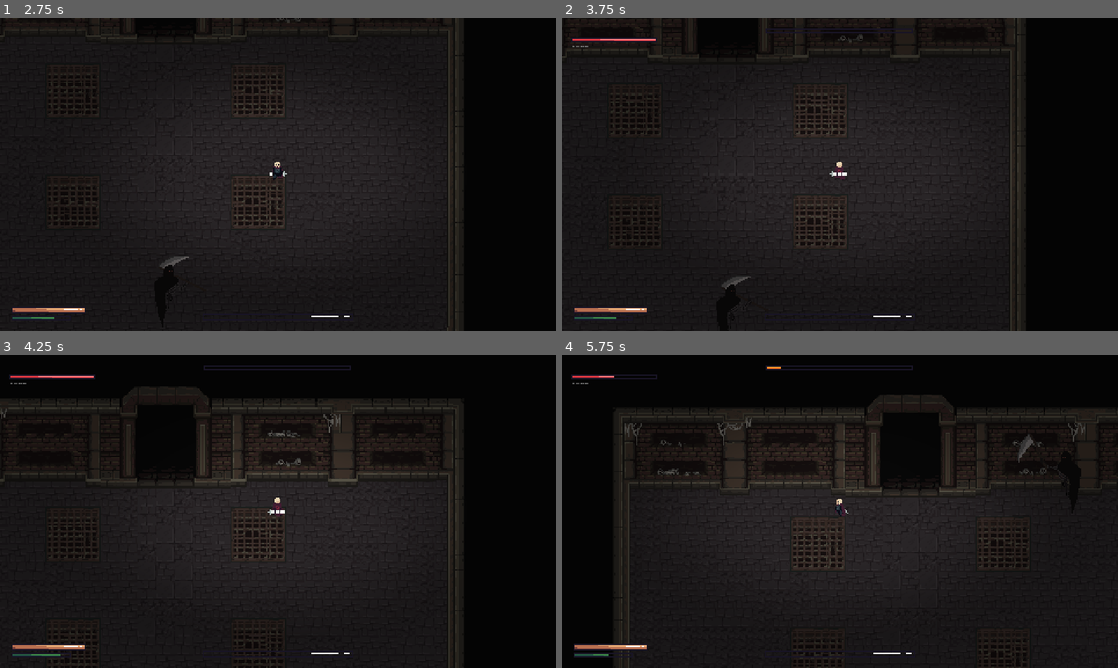
Above: before the commit, frames 1-4 (two rows, left to right).
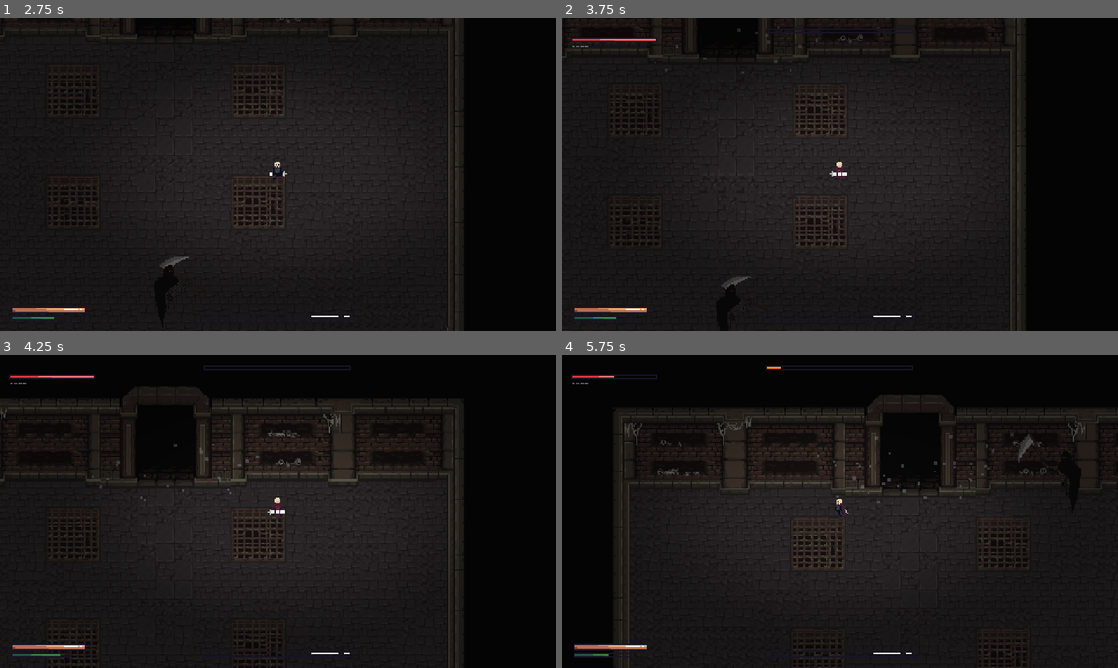
Above: after the commit, the same moments.

Repository: vyskof/parrybound
Game: Godot game, scene res://ui/main_menu.tscn
Same seed, same stepped clock (60 frames per second), same inputs: the game is played once before the commit and once after it.
Inputs (mouse positions are in pixels of both pictures, inside the frame that each line leads up to):
- Up to frame 1 (2.75 s): click "New Game" at 0.5 s; tap Enter at 1.25 s; move the mouse to (400, 158) at 1.27 s; hold Right (ui_right) 1.28-2.03 s; click (400, 158) at 1.35 s; tap Space (dodge) at 2, 2.1 s; move the mouse to (166, 190) at 2.02 s; hold Down (ui_down) from 2.03 s (still down)
- Up to frame 2 (3.75 s): move the mouse to (895, 105) at 2.77 s; release Down (ui_down) at 2.78 s; hold Right (ui_right) 2.78-3.53 s; hold E (interact) 2.78-3.53 s; move the mouse to (812, 237) at 3.52 s; hold Up (ui_up) from 3.53 s (still down); right-click (812, 237) at 3.6 s
- Up to frame 3 (4.25 s): keep holding Up (ui_up)
- Up to frame 4 (5.75 s): move the mouse to (1006, 558) at 4.27 s; release Up (ui_up) at 4.28 s; hold Left (ui_left) from 4.28 s (still down); click (1006, 558) at 4.35 s; move the mouse to (673, 464) at 5.02 s; tap Space (dodge) at 5.1 s

Frame 1 is identical in both runs. In frame 2, less than 0.1% of the frame differs, in the area x 16-46%, y 2-18%; in frame 3, less than 0.1%; in frame 4, 0.2%, in the area x 45-82%, y 24-48%.

Commit message:
fog , hodne zvukuuu - heartbeat, tinitus, footsteps

Diff:
--- a/boss - Reaper/idle.gd
+++ b/boss - Reaper/idle.gd
@@ -22,6 +22,7 @@
 func _on_player_detection_body_entered(_body: Node2D) -> void:
 	character_entered = true
 	audio_stream_player_2d.play()
+	owner.emit_signal("encounter_started")
 	_play_intro()
 
 func _play_intro() -> void:
--- a/boss - golem/idle.gd
+++ b/boss - golem/idle.gd
@@ -21,6 +21,7 @@
 func _on_player_detection_body_entered(_body: Node2D) -> void:
 	character_entered = true
 	audio_stream_player_2d.play()
+	owner.emit_signal("encounter_started")
 	_play_intro()
 
 func _play_intro() -> void:
--- a/character/character.gd
+++ b/character/character.gd
@@ -56,6 +56,10 @@
 const RIPOSTE_LUNGE_DISTANCE := 14.0
 
 const LOW_HEALTH_RATIO    := 0.20
+const FOOTSTEP_INTERVAL   := 0.34
+
+const TINNITUS_THRESHOLD_RATIO := 0.3
+const TINNITUS_DURATION        := 2.2
 
 const AFTERIMAGE_INTERVAL := 0.05
 const AFTERIMAGE_SCENE    := preload("res://effects/dodge_afterimage.tscn")
@@ -68,6 +72,7 @@
 const SCENE_PAUSE := preload("res://ui/pause_menu.tscn")
 
 @export var stats: Stats
+@export var footstep_sounds: Array[AudioStreamPlayer2D] = []
 
 var input_vector      := Vector2.ZERO
 var last_input_vector := Vector2.DOWN
@@ -84,6 +89,9 @@
 var _micro_dodge_cooldown_timer: float = 0.0
 
 var _stamina_blink_tween: Tween = null
+
+var _footstep_timer: float = 0.0
+var _tinnitus_active: bool = false
 
 var is_blocking: bool:
 	get: return _parry_resolver != null and _parry_resolver.is_blocking()
@@ -134,7 +142,10 @@
 @onready var _hitbox           : Hitbox               = $Hitbox
 @onready var _parry_sound      : AudioStreamPlayer    = $ParrySound
 @onready var _regain_bar       : TextureProgressBar   = $CanvasLayer/RegainBar
-
+@onready var _footstep_player  : AudioStreamPlayer2D  = $FootstepSound
+@onready var _heartbeat_player : AudioStreamPlayer    = $HeartbeatSound
+@onready var _breath_player    : AudioStreamPlayer    = $BreathSound
+@onready var _tinnitus_player  : AudioStreamPlayer    = $TinnitusSound
 
 
 var _playback: AnimationNodeStateMachinePlayback
@@ -270,6 +281,7 @@
 
 	velocity = input_vector * SPEED + _knockback_velocity
 	move_and_slide()
+	_tick_footsteps(_delta, input_vector.length())
 
 
 func _process_attack() -> void:
@@ -317,6 +329,7 @@
 
 	velocity = input_vector * SPEED_GUARD + _knockback_velocity
 	move_and_slide()
+	_tick_footsteps(get_physics_process_delta_time(), input_vector.length() * 0.6)
 
 func _enter_attack() -> void:
 	if _in_attack_state:
@@ -515,6 +528,19 @@
 		_counter_timer     = 0.0
 		_hitbox.combat_data.posture_damage = BASE_ATTACK_POSTURE_DMG
 
+func _tick_footsteps(delta: float, moving_ratio: float) -> void:
+	if moving_ratio <= 0.05 or footstep_sounds.is_empty():
+		_footstep_timer = 0.0
+		return
+
+	_footstep_timer -= delta * moving_ratio
+	if _footstep_timer <= 0.0:
+		_footstep_timer = FOOTSTEP_INTERVAL
+		var selected_player = footstep_sounds.pick_random()
+		if selected_player and selected_player.stream:
+			_footstep_player.stream = selected_player.stream
+			_footstep_player.pitch_scale = randf_range(0.92, 1.08)
+			_footstep_player.play()
 
 func _tick_streak_reset(delta: float) -> void:
 	if _deflect_streak == 0:
@@ -531,8 +557,12 @@
 	_stamina_bar.value = new_stamina
 	if new_stamina <= stats.max_stamina * 0.20:
 		_start_stamina_blink()
+		if _breath_player and not _breath_player.playing:
+			_breath_player.play()
 	else:
 		_stop_stamina_blink()
+		if _breath_player and _breath_player.playing:
+			_breath_player.stop()
 
 func _start_stamina_blink() -> void:
 	if _stamina_blink_tween and _stamina_blink_tween.is_running():
@@ -661,6 +691,33 @@
 	var ratio := clampf(damage_amount / stats.max_health, 0.0, 1.0)
 	var intensity := clampf(0.15 + ratio * 1.2, 0.15, 0.85)
 	DamageVignette.pulse(intensity)
+	if ratio >= TINNITUS_THRESHOLD_RATIO:
+		_play_tinnitus()
+
+func _play_tinnitus() -> void:
+	if _tinnitus_active or not _tinnitus_player.stream:
+		return
+	_tinnitus_active = true
+
+	var master_bus := AudioServer.get_bus_index("Master")
+	var filter := AudioEffectLowPassFilter.new()
+	filter.cutoff_hz = 700.0
+	AudioServer.add_bus_effect(master_bus, filter)
+	var effect_index := AudioServer.get_bus_effect_count(master_bus) - 1
+
+	_tinnitus_player.play()
+
+	var tween := create_tween()
+	tween.tween_method(
+		func(hz: float): filter.cutoff_hz = hz,
+		700.0, 20000.0, TINNITUS_DURATION
+	).set_trans(Tween.TRANS_QUAD).set_ease(Tween.EASE_IN)
+	await tween.finished
+
+	AudioServer.remove_bus_effect(master_bus, effect_index)
+	_tinnitus_active = false
+
+
 
 func _update_low_health_vignette(new_health: float) -> void:
 	var is_low := new_health > 0.0 and new_health <= stats.max_health * LOW_HEALTH_RATIO
@@ -669,8 +726,12 @@
 	_low_health_active = is_low
 	if is_low:
 		DamageVignette.start_low_health_pulse()
+		if _heartbeat_player and not _heartbeat_player.playing:
+			_heartbeat_player.play()
 	else:
 		DamageVignette.stop_low_health_pulse()
+		if _heartbeat_player:
+			_heartbeat_player.stop()
 
 
 func _on_posture_broken() -> void:
--- a/character/character.tscn
+++ b/character/character.tscn
@@ -26,6 +26,11 @@
 [ext_resource type="AudioStream" uid="uid://b3eccn8m8h1v" path="res://sounds/Sword Attacks Hits and Blocks/Sword Impact Hit 2.ogg" id="22_wlm6a"]
 [ext_resource type="AudioStream" uid="uid://cxa0mygme8w1b" path="res://sounds/Sword Attacks Hits and Blocks/Sword Attack 1.ogg" id="23_c0nog"]
 [ext_resource type="PackedScene" uid="uid://der1v3g6q8juy" path="res://effects/blood_spray_effect.tscn" id="23_kxp0i"]
+[ext_resource type="AudioStream" uid="uid://dfacpslps57ef" path="res://sounds/freesound_community-073303_footsteps-on-stone-39947-[AudioTrimmer.com].mp3" id="27_h0hwg"]
+[ext_resource type="AudioStream" uid="uid://dm3pf0vnv31o3" path="res://sounds/soundreality-heartbeat-549797.mp3" id="29_a87gu"]
+[ext_resource type="AudioStream" uid="uid://dckjti6oeu6hu" path="res://sounds/freesound_community-male-breathing-84775.mp3" id="30_psflj"]
+[ext_resource type="AudioStream" uid="uid://ojgjx50v14de" path="res://sounds/freesound_community-073303_footsteps-on-stone-39947-[AudioTrimmer.com] (4).mp3" id="31_cx1fd"]
+[ext_resource type="AudioStream" uid="uid://d23coi14l0dny" path="res://sounds/freesound_community-high-pitched-tone-quiet-to-loud-14549-[AudioTrimmer.com] (1).mp3" id="31_h0hwg"]
 
 [sub_resource type="Resource" id="Resource_0qfo5"]
 script = ExtResource("2_px5sl")
@@ -749,12 +754,13 @@
 [sub_resource type="RectangleShape2D" id="RectangleShape2D_wdpcj"]
 size = Vector2(13.10117, 10.813075)
 
-[node name="character" type="CharacterBody2D" unique_id=1833139929 groups=["player"]]
+[node name="character" type="CharacterBody2D" unique_id=1833139929 node_paths=PackedStringArray("footstep_sounds") groups=["player"]]
 collision_layer = 2
 collision_mask = 5
 motion_mode = 1
 script = ExtResource("1_pjt0s")
 stats = SubResource("Resource_0qfo5")
+footstep_sounds = [NodePath("FootstepSound"), NodePath("FootstepSound2"), NodePath("FootstepSound3"), NodePath("FootstepSound4"), NodePath("FootstepSound5")]
 
 [node name="Sprite2D" type="Sprite2D" parent="." unique_id=1256196990]
 position = Vector2(0, -4)
@@ -922,3 +928,33 @@
 [node name="SlashSound" type="AudioStreamPlayer2D" parent="." unique_id=1504002630]
 stream = ExtResource("23_c0nog")
 volume_db = -5.977
+
+[node name="FootstepSound" type="AudioStreamPlayer2D" parent="." unique_id=1037625614]
+stream = ExtResource("27_h0hwg")
+volume_db = -5.0
+
+[node name="FootstepSound2" type="AudioStreamPlayer2D" parent="." unique_id=1031870115]
+stream = ExtResource("31_cx1fd")
+volume_db = -5.0
+
+[node name="FootstepSound3" type="AudioStreamPlayer2D" parent="." unique_id=1104565221]
+stream = ExtResource("27_h0hwg")
+volume_db = -5.0
+
+[node name="FootstepSound4" type="AudioStreamPlayer2D" parent="." unique_id=1395883580]
+stream = ExtResource("27_h0hwg")
+volume_db = -5.0
+
+[node name="FootstepSound5" type="AudioStreamPlayer2D" parent="." unique_id=1665498768]
+stream = ExtResource("31_cx1fd")
+volume_db = -5.0
+
+[node name="HeartbeatSound" type="AudioStreamPlayer" parent="." unique_id=1965308017]
+stream = ExtResource("29_a87gu")
+volume_db = 2.0
+
+[node name="BreathSound" type="AudioStreamPlayer" parent="." unique_id=1939464081]
+stream = ExtResource("30_psflj")
+
+[node name="TinnitusSound" type="AudioStreamPlayer" parent="." unique_id=1079798162]
+stream = ExtResource("31_h0hwg")
--- /dev/null
+++ b/effects/fog_wall.gd
@@ -0,0 +1,22 @@
+extends Node2D
+
+@export var area_size: Vector2 = Vector2(160, 40)
+@export var particle_count: int = 40
+@export var fog_color: Color = Color(0.6, 0.65, 0.7, 0.35)
+
+@onready var _particles: CPUParticles2D = $CPUParticles2D
+
+func _ready() -> void:
+	add_to_group("fog_wall")
+	_particles.amount = particle_count
+	_particles.emission_rect_extents = area_size / 2.0
+	_particles.color = fog_color
+	deactivate()
+
+func activate() -> void:
+	visible = true
+	_particles.emitting = true
+
+func deactivate() -> void:
+	_particles.emitting = false
+	visible = false
--- /dev/null
+++ b/effects/fog_wall.tscn
@@ -0,0 +1,22 @@
+[gd_scene format=3 uid="uid://b3asmgdavwjrf"]
+
+[ext_resource type="Script" uid="uid://dfg6qokmpmvtg" path="res://effects/fog_wall.gd" id="1_n32ql"]
+
+[node name="FogWall" type="Node2D" unique_id=652209357]
+script = ExtResource("1_n32ql")
+
+[node name="CPUParticles2D" type="CPUParticles2D" parent="." unique_id=1352289493]
+emitting = false
+amount = 40
+lifetime = 2.5
+randomness = 0.6
+emission_shape = 3
+emission_rect_extents = Vector2(80, 20)
+direction = Vector2(0, -1)
+spread = 60.0
+gravity = Vector2(0, -6)
+initial_velocity_min = 4.0
+initial_velocity_max = 12.0
+scale_amount_min = 1.5
+scale_amount_max = 3.0
+color = Color(0.6039216, 0.6509804, 0.7019608, 0.34901962)
--- /dev/null
+++ b/effects/wet_floor.gdshader
@@ -0,0 +1,17 @@
+shader_type canvas_item;
+
+uniform float shine_speed : hint_range(0.0, 2.0) = 0.4;
+uniform float shine_strength : hint_range(0.0, 1.0) = 0.18;
+uniform float tint_darken : hint_range(0.0, 0.5) = 0.12;
+uniform vec4 tint_color : source_color = vec4(0.55, 0.65, 0.75, 1.0);
+
+void fragment() {
+	vec4 tex_color = texture(TEXTURE, UV);
+	vec3 wet = mix(tex_color.rgb, tex_color.rgb * tint_color.rgb, tint_darken);
+
+	float diag = (SCREEN_UV.x + SCREEN_UV.y) * 6.0;
+	float shine = sin(diag - TIME * shine_speed * 6.0) * 0.5 + 0.5;
+	shine = pow(shine, 8.0) * shine_strength;
+
+	COLOR = vec4(wet + shine, tex_color.a);
+}
--- /dev/null
+++ b/effects/wet_floor_material.tres
@@ -0,0 +1,10 @@
+[gd_resource type="ShaderMaterial" format=3 uid="uid://6accymoxmukw"]
+
+[ext_resource type="Shader" uid="uid://dtebp4p2f017y" path="res://effects/wet_floor.gdshader" id="1_nuthy"]
+
+[resource]
+shader = ExtResource("1_nuthy")
+shader_parameter/shine_speed = 0.30000001425
+shader_parameter/shine_strength = 0.050000002375
+shader_parameter/tint_darken = 0.12
+shader_parameter/tint_color = Color(0.55, 0.65, 0.75, 1)
--- a/shared(other)/boss_base.gd
+++ b/shared(other)/boss_base.gd
@@ -10,6 +10,7 @@
 @onready var _state_machine = $FiniteStateMachine
 
 signal boss_defeated(id: String)
+signal encounter_started
 
 var direction: Vector2
 var _posture_regen_timer: float = 0.0
--- a/world.tscn
+++ b/world.tscn
@@ -5,6 +5,7 @@
 [ext_resource type="Texture2D" uid="uid://b4vwr6mpuenvj" path="res://world_1 tile_sets/RF_Catacombs_v1.0/mainlevbuild.png" id="2_tlwt5"]
 [ext_resource type="PackedScene" uid="uid://bdigfucfjg6sw" path="res://boss - Reaper/grim_boss.tscn" id="3_tlwt5"]
 [ext_resource type="PackedScene" uid="uid://bsnjapf8kgpfa" path="res://world_shared/portal.tscn" id="5_036b0"]
+[ext_resource type="PackedScene" uid="uid://b3asmgdavwjrf" path="res://effects/fog_wall.tscn" id="6_dwbse"]
 
 [sub_resource type="TileSetAtlasSource" id="TileSetAtlasSource_aqk2v"]
 texture = ExtResource("2_tlwt5")
@@ -3120,4 +3121,8 @@
 [node name="PortalSpawnPoint" type="Node2D" parent="." unique_id=1468635708]
 position = Vector2(154, 40)
 
+[node name="FogWall" parent="." unique_id=652209357 instance=ExtResource("6_dwbse")]
+position = Vector2(154, 41)
+
 [connection signal="boss_defeated" from="GrimBoss" to="." method="_on_boss_defeated"]
+[connection signal="encounter_started" from="GrimBoss" to="." method="_on_boss_encounter_started"]
--- a/world_1/world.gd
+++ b/world_1/world.gd
@@ -13,8 +13,19 @@
 		_spawn_portal()
 		return
 
+func _on_boss_encounter_started() -> void:
+	_set_fog_walls_active(true)
+
 func _on_boss_defeated(_boss_id: String) -> void:
+	_set_fog_walls_active(false)
 	call_deferred("_spawn_portal")
+
+func _set_fog_walls_active(active: bool) -> void:
+	for fog in get_tree().get_nodes_in_group("fog_wall"):
+		if active and fog.has_method("activate"):
+			fog.activate()
+		elif not active and fog.has_method("deactivate"):
+			fog.deactivate()
 
 func _spawn_portal() -> void:
 	if portal_scene == null:
--- a/world_2.tscn
+++ b/world_2.tscn
@@ -5,7 +5,9 @@
 [ext_resource type="PackedScene" uid="uid://d0do6ydtqdbnr" path="res://character/character.tscn" id="1_u5ktm"]
 [ext_resource type="Texture2D" uid="uid://cidyeu5rdx3kh" path="res://world_2 tile_sets/TX Tileset Wall.png" id="2_ia432"]
 [ext_resource type="PackedScene" uid="uid://xrfvasutsedj" path="res://boss - golem/golem_boss.tscn" id="3_hlada"]
+[ext_resource type="Material" uid="uid://6accymoxmukw" path="res://effects/wet_floor_material.tres" id="3_wys1n"]
 [ext_resource type="PackedScene" uid="uid://bsnjapf8kgpfa" path="res://world_shared/portal.tscn" id="6_mv2s0"]
+[ext_resource type="PackedScene" uid="uid://b3asmgdavwjrf" path="res://effects/fog_wall.tscn" id="8_yuvu5"]
 
 [sub_resource type="TileSetAtlasSource" id="TileSetAtlasSource_ia432"]
 texture = ExtResource("1_3m1hs")
@@ -672,6 +674,7 @@
 portal_scene = ExtResource("6_mv2s0")
 
 [node name="FloorTileMapLayer" type="TileMapLayer" parent="." unique_id=1646442309]
+material = ExtResource("3_wys1n")
 tile_map_data = PackedByteArray("AAD9//3/AAABAAEAAAD9//7/AAABAAEAAAD9////AAABAAEAAAD9/wAAAAAPAAgAAAD9/wEAAAABAAEAAAD9/w …(6992 unchanged characters)…
 tile_set = SubResource("TileSet_u5ktm")
 
@@ -690,4 +693,8 @@
 [node name="PortalSpawnPoint" type="Node2D" parent="." unique_id=266567738]
 position = Vector2(160, -30)
 
+[node name="FogWall" parent="." unique_id=652209357 instance=ExtResource("8_yuvu5")]
+position = Vector2(159, -29)
+
 [connection signal="boss_defeated" from="GolemBoss" to="." method="_on_boss_defeated"]
+[connection signal="encounter_started" from="GolemBoss" to="." method="_on_boss_encounter_started"]
--- a/world_2/world_2.gd
+++ b/world_2/world_2.gd
@@ -11,8 +11,19 @@
 		_spawn_portal()
 		return
 
+func _on_boss_encounter_started() -> void:
+	_set_fog_walls_active(true)
+
 func _on_boss_defeated(_boss_id: String) -> void:
+	_set_fog_walls_active(false)
 	call_deferred("_spawn_portal")
+
+func _set_fog_walls_active(active: bool) -> void:
+	for fog in get_tree().get_nodes_in_group("fog_wall"):
+		if active and fog.has_method("activate"):
+			fog.activate()
+		elif not active and fog.has_method("deactivate"):
+			fog.deactivate()
 
 func _spawn_portal() -> void:
 	if portal_scene == null:
Not shown, added: effects/fog_wall.gd.uid
Not shown, added: effects/wet_floor.gdshader.uid
Not shown, added: sounds/freesound_community-073303_footsteps-on-stone-39947-[AudioTrimmer.com] (1).mp3.import
Not shown, added: sounds/freesound_community-073303_footsteps-on-stone-39947-[AudioTrimmer.com] (2).mp3.import
Not shown, added: sounds/freesound_community-073303_footsteps-on-stone-39947-[AudioTrimmer.com] (3).mp3.import
Not shown, added: sounds/freesound_community-073303_footsteps-on-stone-39947-[AudioTrimmer.com] (4).mp3.import
Not shown, added: sounds/freesound_community-073303_footsteps-on-stone-39947-[AudioTrimmer.com].mp3.import
Not shown, added: sounds/freesound_community-high-pitched-tone-quiet-to-loud-14549-[AudioTrimmer.com] (1).mp3.import
Not shown, added: sounds/freesound_community-male-breathing-84775.mp3.import
Not shown, added: sounds/soundreality-heartbeat-549797.mp3.import
Not shown, added: sounds/freesound_community-073303_footsteps-on-stone-39947-[AudioTrimmer.com] (1).mp3
Not shown, added: sounds/freesound_community-073303_footsteps-on-stone-39947-[AudioTrimmer.com] (2).mp3
(and 6 more such lines)
